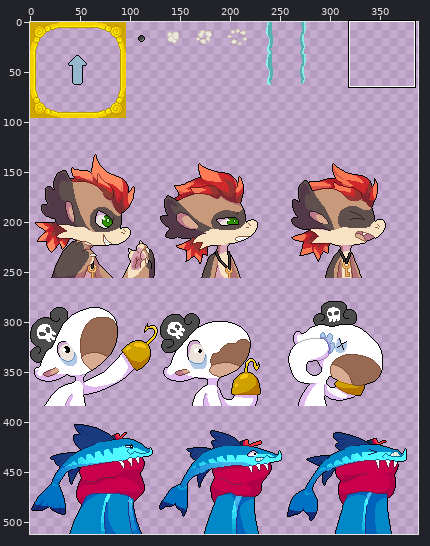
One commit to this sprite sheet: src/org/titlepending/resources/images/SS2.png. The picture above shows the old version from afar; the outline marks the close-up.
Close-up. Earlier state:
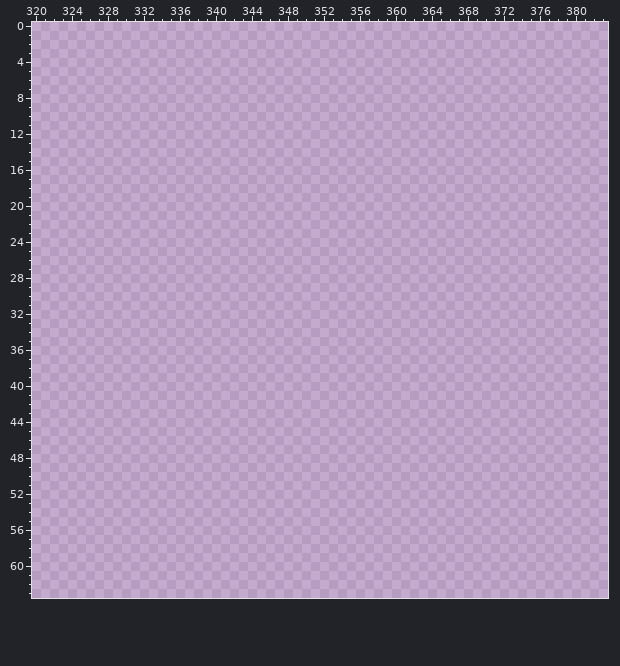
The file is 512x512 pixels. Pixels under 10% opacity are left out. Colours within 5 levels of each other are drawn and written as one. Shown: x 320..383, y 0..63. The wide view leaves out empty margins.
After:
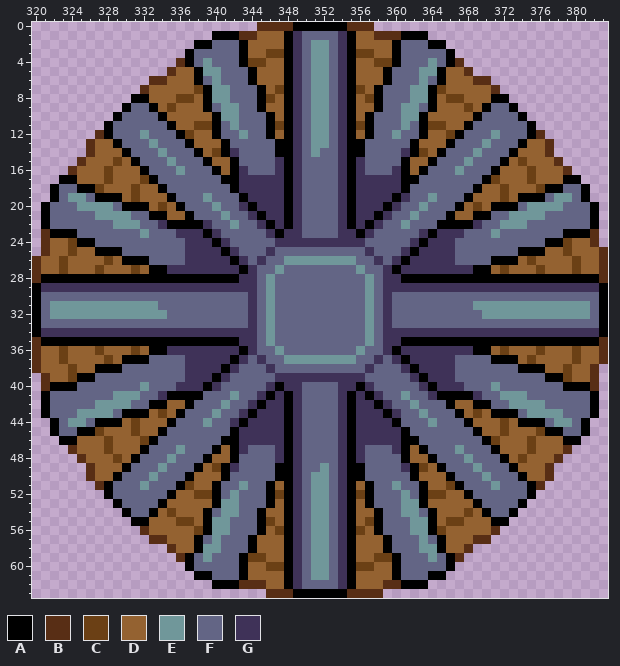
Palette (. is transparent): A #000000  B #582e15  C #6b4015  D #946231  E #70979a  F #636585  G #3f3258
Commit: Turret and damage images
From old to new:
y 0: x 345..357 ............. -> BBBBAAAAAABBB
y 1: x 340..363 ........................ -> AAABBDDDAGFFFFGADDBBBAAA
y 2: x 338..365 ............................ -> AAFFFADDDDAGFEEFGADDDDAFFFAA
y 3: x 337..366 .............................. -> AFFFFFADDCCAGFEEFGACCDDAFFFFFA
y 4: x 336..367 ................................ -> BAFEFFFACCDDAGFEEFGADDCCAFFFEFAB
y 5: x 335..368 .................................. -> BDDAEEFFFADDDAGFEEFGADDDAFFFEEADDB
y 6: x 333..370 ...................................... -> BBDDDAFEFFFADDDAGFEEFGADDDAFFFEFADDDBB
y 7: x 332..371 ........................................ -> BDDDDDCAEEFFFADCAGFEEFGACDAFFFEEACDDDDDB
y 8: x 331..372 .......................................... -> AADDDCCDAEEFFFACDAGFEEFGADCAFFFEEADCCDDDAA
y 9: x 330..373 ............................................ -> AFFADCDDDAFEEFFADDAGFEEFGADDAFFEEFADDDCDAFFA
y 10: x 329..374 .............................................. -> AFFFFADDDDDAEEFFFADAGFEEFGADAFFFEEADDDDDAFFFFA
y 11: x 328..375 ................................................ -> AFFFFFFADDCCAFEFFFACAGFEEFGACAFFFEFACCDDAFFFFFFA
y 12: x 327..376 .................................................. -> BAFFFEFFFACDDAFFEFFADAGFEEFGADAFFEFFADDCAFFFEFFFAB
y 13: x 326..377 .................................................... -> BDDAFFFEFFFADDDAFFFFFAAGFEEFGAAFFFFFADDDAFFFEFFFADDB
y 14: x 326..377 .................................................... -> BDDDAFFFEFFFADCAGFFFFAAGFEFFGAAFFFFGACDAFFFEFFFADDDB
y 15: x 325..378 ...................................................... -> BDDDCDAFFFEFFFADDAFFFFGAGFFFFGAGFFFFADDAFFFEFFFADCDDDB
y 16: x 324..379 ........................................................ -> BDDDCDDDAFFFEFFFADAGFFFGAGFFFFGAGFFFGADAFFFEFFFADDDCDDDB
y 17: x 323..380 .......................................................... -> AADDDCDDDCAFFFFFFFAAGGGGGAGFFFFGAGGGGGAAFFFFFFFACDDDCDDDAA
y 18: x 322..381 ............................................................ -> AFFAACDDDCDDAFFFFFFFAGGGGGAGFFFFGAGGGGGAFFFFFFFADDCDDDCAAFFA
y 19: x 322..381 ............................................................ -> AFEEFAAADCDDDAFFFEFFFAGGGGAGFFFFGAGGGGAGFFEFFFADDDCDAAAFEEFA
y 20: x 321..382 .............................................................. -> AFFFEEEEFAAADCDAFFFEFFGAGGGAGFFFFGAGGGAGFFEFFFADCDAAAFEEEEFFFA
y 21: x 321..382 .............................................................. -> AFFFFFEEEEFFAADDAFFFEFFGAGGAGFFFFGAGGAGFFEFFFADDAAFFEEEEFFFFFA
y 22: x 321..382 .............................................................. -> AFFFFFFFEEEFFGAAAAGFFEFFGAGAGFFFFGAGAGFFEFFFAAAAGFFEEEFFFFFFFA
y 23: x 321..382 .............................................................. -> BAAAFFFFFFFEFFFGGGAGFFFFFGAGGFFFFGGAGFFFFFGAGGGFFFEFFFFFFFAAAB
y 24: x 321..382 .............................................................. -> BDDCAAFFFFFFFFFFGGGAGFFFFFGGGGGGGGGGFFFFFGAGGGFFFFFFFFFFAACDDB
y 25: x 321..383 ............................................................... -> BDDCDDAAAFFFFFFFGGGGAGFFFGFFFFFFFFFFGFFFGAGGGGFFFFFFFAAADDCDDDB
y 26: x 320..383 ................................................................ -> BDDCDDDDCDAAAFFFFGGGGGAGFGFFEEEEEEEEFFGFGAGGGGGFFFFAAADCDDDDCDDB
y 27: x 320..383 ................................................................ -> BDDCDDDCDDDCDAAGGGGGGGGAGFFEFFFFFFFFEFFGAGGGGGGGGAADCDDDCDDDCDDB
y 28: x 320..383 ................................................................ -> BAAAAAAAAAAAAAAAAAAAAAAGGFEFFFFFFFFFFEFGGAAAAAAAAAAAAAAAAAAAAAAB
y 29: x 320..383 ................................................................ -> AGGGGGGGGGGGGGGGGGGGGGGGGFEFFFFFFFFFFEFGGGGGGGGGGGGGGGGGGGGGGGGA
y 30: x 320..383 ................................................................ -> AFFFFFFFFFFFFFFFFFFFFFFFGFEFFFFFFFFFFEFGFFFFFFFFFFFFFFFFFFFFFFFA
y 31: x 320..383 ................................................................ -> AFEEEEEEEEEEEEFFFFFFFFFFGFEFFFFFFFFFFEFGFFFFFFFFFEEEEEEEEEEEEEFA
y 32: x 320..383 ................................................................ -> AFEEEEEEEEEEEEEFFFFFFFFFGFEFFFFFFFFFFEFGFFFFFFFFFFEEEEEEEEEEEEFA
y 33: x 320..383 ................................................................ -> AFFFFFFFFFFFFFFFFFFFFFFFGFEFFFFFFFFFFEFGFFFFFFFFFFFFFFFFFFFFFFFA
y 34: x 320..383 ................................................................ -> AGGGGGGGGGGGGGGGGGGGGGGGGFEFFFFFFFFFFEFGGGGGGGGGGGGGGGGGGGGGGGGA
y 35: x 320..383 ................................................................ -> BAAAAAAAAAAAAAAAAAAAAAAGGFEFFFFFFFFFFEFGGAAAAAAAAAAAAAAAAAAAAAAB
y 36: x 320..383 ................................................................ -> BDDCDDDCDDDCDAAGGGGGGGGAGFFEFFFFFFFFEFFGAGGGGGGGGAADCDDDCDDDCDDB
y 37: x 320..383 ................................................................ -> BDDCDDDDCDAAAFFFFGGGGGAGFGFFEEEEEEEEFFGFGAGGGGGFFFFAAADCDDDDCDDB
y 38: x 320..382 ............................................................... -> BDDDCDDAAAFFFFFFFGGGGAGFFFGFFFFFFFFFFGFFFGAGGGGFFFFFFFAAADDCDDB
y 39: x 321..382 .............................................................. -> BDDCAAFFFFFFFFFFGGGAGFFFFFGGGGGGGGGGFFFFFGAGGGFFFFFFFFFFAACDDB
y 40: x 321..382 .............................................................. -> BAAAFFFFFFFEFFFGGGAGFFFFFGAGGFFFFGGAGFFFFFGAGGGFFFEFFFFFFFAAAB
y 41: x 321..382 .............................................................. -> AFFFFFFFEEEFFGAAAAFFFEFFGAGAGFFFFGAGAGFFEFFGAAAAGFFEEEFFFFFFFA
y 42: x 321..382 .............................................................. -> AFFFFFEEEEFFAADDAFFFEFFGAGGAGFFFFGAGGAGFFEFFFADDAAFFEEEEFFFFFA
y 43: x 321..382 .............................................................. -> AFFFEEEEFAAADCDAFFFEFFGAGGGAGFFFFGAGGGAGFFEFFFADCDAAAFEEEEFFFA
y 44: x 322..381 ............................................................ -> AFEEFAAADCDDDAFFFEFFGAGGGGAGFFFFGAGGGGAFFFEFFFADDDCDAAAFEEFA
y 45: x 322..381 ............................................................ -> AFFAACDDDCDDAFFFFFFFAGGGGGAGFFFFGAGGGGGAFFFFFFFADDCDDDCAAFFA
y 46: x 323..380 .......................................................... -> AADDDCDDDCAFFFFFFFAAGGGGGAGFFFFGAGGGGGAAFFFFFFFACDDDCDDDAA
y 47: x 324..379 ........................................................ -> BDDDCDDDAFFFEFFFADAGFFFGAGFFFFGAGFFFGADAFFFEFFFADDDCDDDB
y 48: x 325..378 ...................................................... -> BDDDCDAFFFEFFFADDAFFFFGAGFFFFGAGFFFFADDAFFFEFFFADCDDDB
y 49: x 326..377 .................................................... -> BDDDAFFFEFFFADCAGFFFFAAGFFEFGAAFFFFGACDAFFFEFFFADDDB
y 50: x 326..377 .................................................... -> BDDAFFFEFFFADDDAFFFFFAAGFEEFGAAFFFFFADDDAFFFEFFFADDB
y 51: x 327..376 .................................................. -> BAFFFEFFFACDDAFFEFFADAGFEEFGADAFFEFFADDCAFFFEFFFAB
y 52: x 328..375 ................................................ -> AFFFFFFADDCCAFEFFFACAGFEEFGACAFFFEFACCDDAFFFFFFA
y 53: x 329..374 .............................................. -> AFFFFADDDDDAEEFFFADAGFEEFGADAFFFEEADDDDDAFFFFA
y 54: x 330..373 ............................................ -> AFFADCDDDAFEEFFADDAGFEEFGADDAFFEEFADDDCDAFFA
y 55: x 331..372 .......................................... -> AADDDCCDAEEFFFACDAGFEEFGADCAFFFEEADCCDDDAA
y 56: x 332..371 ........................................ -> BDDDDDCAEEFFFADCAGFEEFGACDAFFFEEACDDDDDB
y 57: x 333..370 ...................................... -> BBDDDAFEFFFADDDAGFEEFGADDDAFFFEFADDDBB
y 58: x 335..368 .................................. -> BDDAEEFFFADDDAGFEEFGADDDAFFFEEADDB
y 59: x 336..367 ................................ -> BAFEFFFACCDDAGFEEFGADDCCAFFFEFAB
y 60: x 337..366 .............................. -> AFFFFFADDCCAGFEEFGACCDDAFFFFFA
y 61: x 338..365 ............................ -> AAFFFADDDDAGFEEFGADDDDAFFFAA
y 62: x 340..363 ........................ -> AAABBBDDAGFFFFGADDDBBAAA
y 63: x 346..358 ............. -> BBBAAAAAABBBB
Boxes around the changes in both close-ups, in picture pixels (x1, y1, x2, y2):
added: (32, 22, 608, 598)
